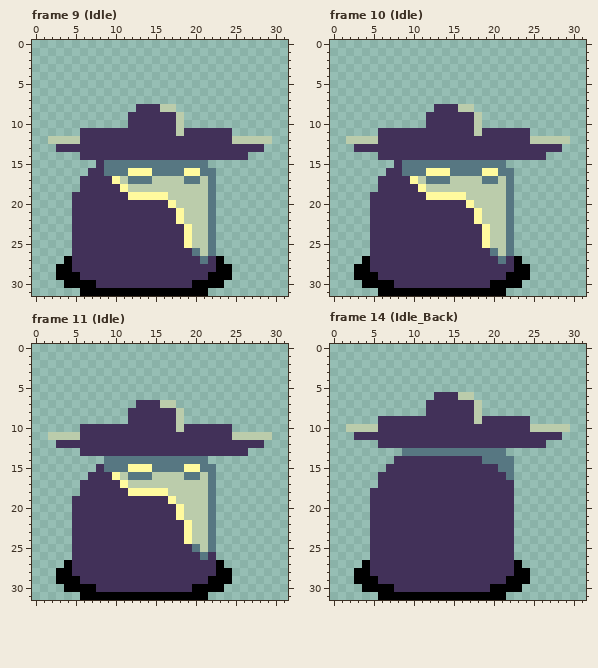
One commit to this pixel-art file: GGJ2026/Assets/Game/Elements/Player/PlagueDoctor.aseprite. The first picture shows the starting point.
32x32 pixels, 70 frames. Shown: frame 9 (Idle), frame 10 (Idle), frame 11 (Idle), frame 14 (Idle_Back). The commit also changed other frames, which this record leaves out.
After the commit:
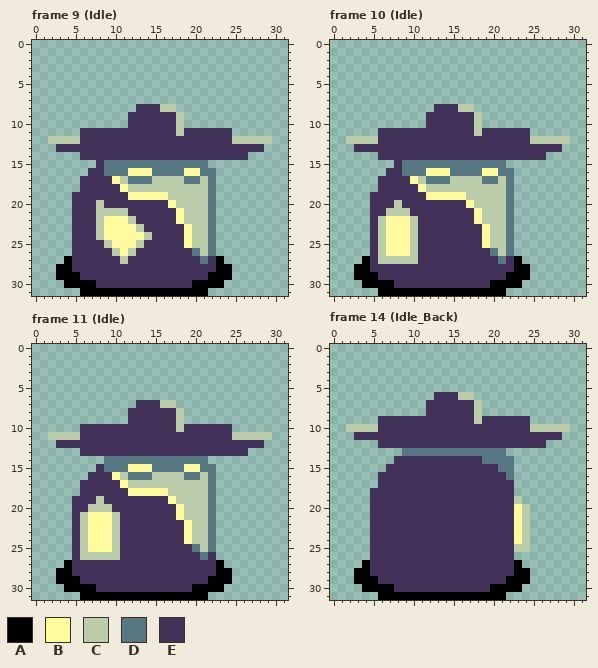
Palette (. is transparent): A #000000  B #fffa9e  C #bbccab  D #577782  E #423159
The edit:
layer "Lantern" now shown
Frame 9 (Idle), layer "Lantern":
y 20: x 8 E -> C
y 21: x 8..11 EEEE -> CCCC
y 22: x 8..12 EEEEE -> CBBBC
y 23: x 8..13 EEEEEE -> CBBBBC
y 24: x 8..14 EEEEEEE -> CBBBBBC
y 25: x 9..13 EEEEE -> CBBBC
y 26: x 10..12 EEE -> CBC
y 27: x 11 E -> C
Frame 10 (Idle), layer "Lantern":
y 20: x 8 E -> C
y 21: x 7..9 EEE -> CCC
y 22..26: x 6..10 EEEEE -> CBBBC
y 27: x 6..10 EEEEE -> CCCCC
Frame 11 (Idle), layer "Lantern":
y 19: x 8 E -> C
y 20: x 7..9 EEE -> CCC
y 21..25: x 6..10 EEEEE -> CBBBC
y 26: x 6..10 EEEEE -> CCCCC
Frame 14 (Idle_Back), layer "Lantern":
y 19: x 23 . -> C
y 20..24: x 23..24 .. -> BC
y 25: x 23..24 .. -> CC
